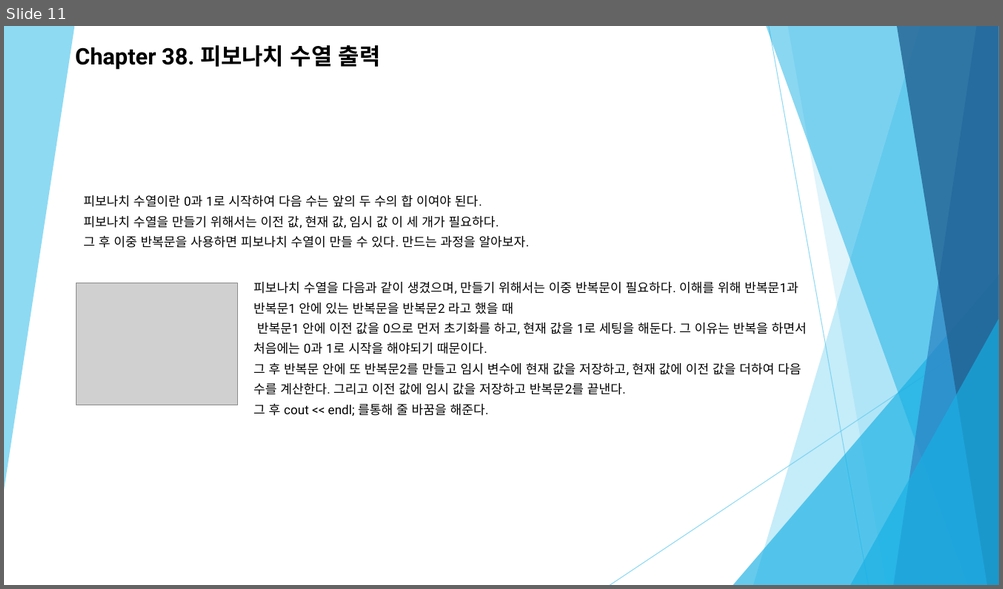
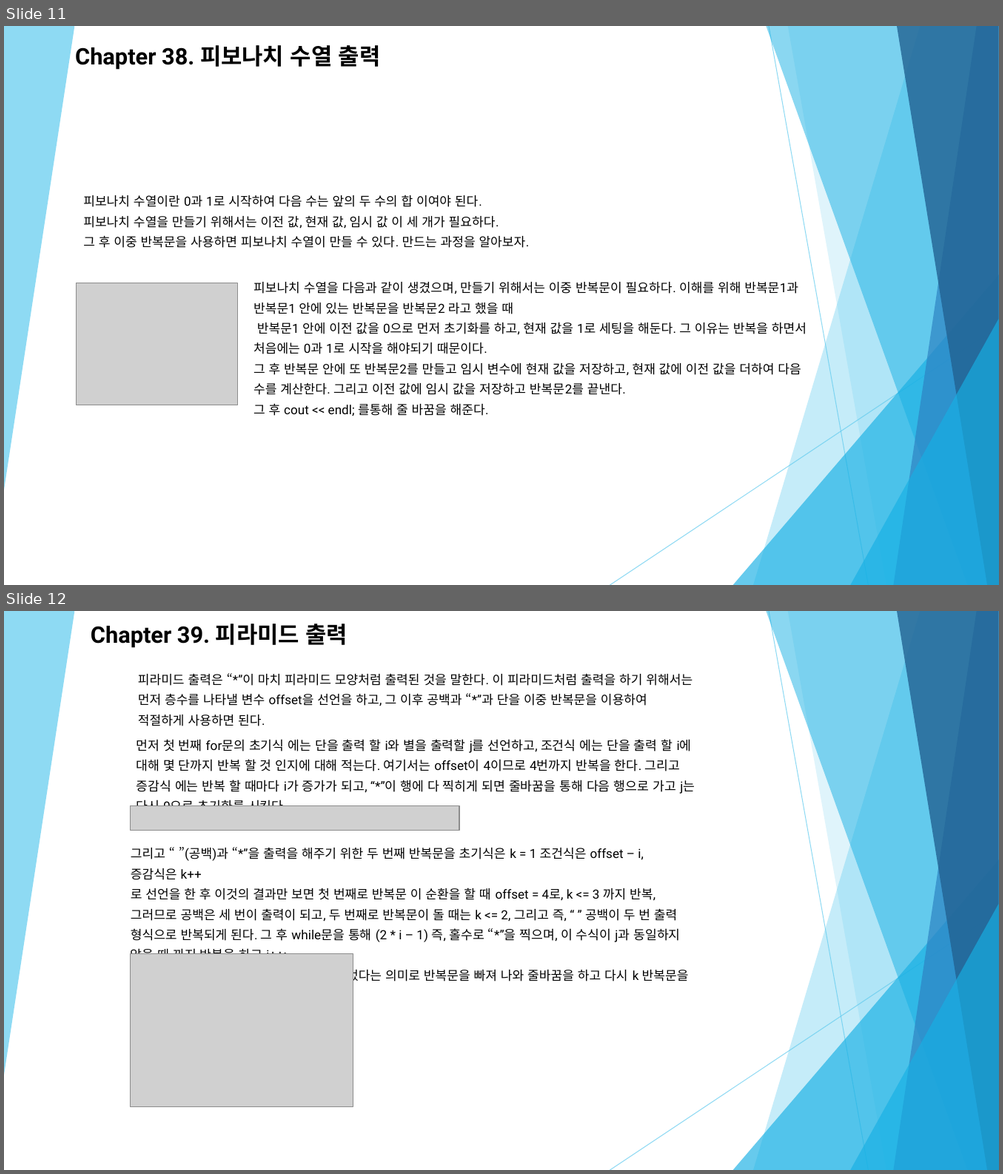
Before and after one commit to Zoselro/C-200, a slide deck: 세미나 자료/C++ 세미나 두 번째(1).pptx. Shown one above the other, each under a label of ours: slide 11 before the commit, slides 11 and 12 after it. The pictures are 1003x589 and 1003x1174 pixels, drawn with LibreOffice and Linux fonts; fonts in the diff are those of the drawing; grey boxes stand for pictures. Boxes give left, top, right and bottom in pixels: in the first picture for what was removed or moved away, otherwise in the second. Text is boxed around its words. In the diff, an @@ line names an element or a change of style, - is before the commit and + after.

```diff
--- a/세미나 자료/C++ 세미나 두 번째(1).pptx
+++ b/세미나 자료/C++ 세미나 두 번째(1).pptx
@@ slide 12 added at (4,611,999,1170), background #FFFFFF; not listed: 10 template elements that a slide beside it also shows @@
@@ text added at (91,624,348,648), 22 pt, text #000000, bold @@
+Chapter 39. 피라미드 출력
@@ text added at (138,673,692,726), 12.2 pt, text #000000 @@
+피라미드 출력은 “*”이 마치 피라미드 모양처럼 출력된 것을 말한다. 이 피라미드처럼 출력을 하기 위해서는 먼저 층수를 나타낼 변수 offset을 선언을 하고, 그 이후 공백과 “*”과 단을 이중 반복문을 이용하여 적절하게 사용하면 된다.
@@ text added at (136,739,694,806), 12.3 pt, text #000000 @@
+먼저 첫 번째 for문의 초기식 에는 단을 출력 할 i와 별을 출력할 j를 선언하고, 조건식 에는 단을 출력 할 i에 대해 몇 단까지 반복 할 것 인지에 대해 적는다. 여기서는 offset이 4이므로 4번까지 반복을 한다. 그리고 증감식 에는 반복 할 때마다 i가 증가가 되고, “*”이 행에 다 찍히게 되면 줄바꿈을 통해 다음 행으로 가고 j는 다시 0으로 초기화를 시킨다.
@@ picture added at (131,806,460,830) @@
@@ text added at (131,847,688,984), 12.2 pt, text #000000 @@
+그리고 “ ”(공백)과 “*”을 출력을 해주기 위한 두 번째 반복문을 초기식은 k = 1 조건식은 offset – i, 증감식은 k++
+로 선언을 한 후 이것의 결과만 보면 첫 번째로 반복문 이 순환을 할 때 offset = 4로, k <= 3 까지 반복, 그러므로 공백은 세 번이 출력이 되고, 두 번째로 반복문이 돌 때는 k <= 2, 그리고 즉, “ ” 공백이 두 번 출력 형식으로 반복되게 된다. 그 후 while문을 통해 (2 * i – 1) 즉, 홀수로 “*”을 찍으며, 이 수식이 j과 동일하지 않을 때 까지 반복을 하고 j++;
+를 하게 되며, j값과 동일해지면 별을 다 찍었다는 의미로 반복문을 빠져 나와 줄바꿈을 하고 다시 k 반복문을 반복한다.
@@ picture added at (131,954,353,1107) @@
```
Also in this commit, not shown: 1 slide changed, 24 other slides added.
